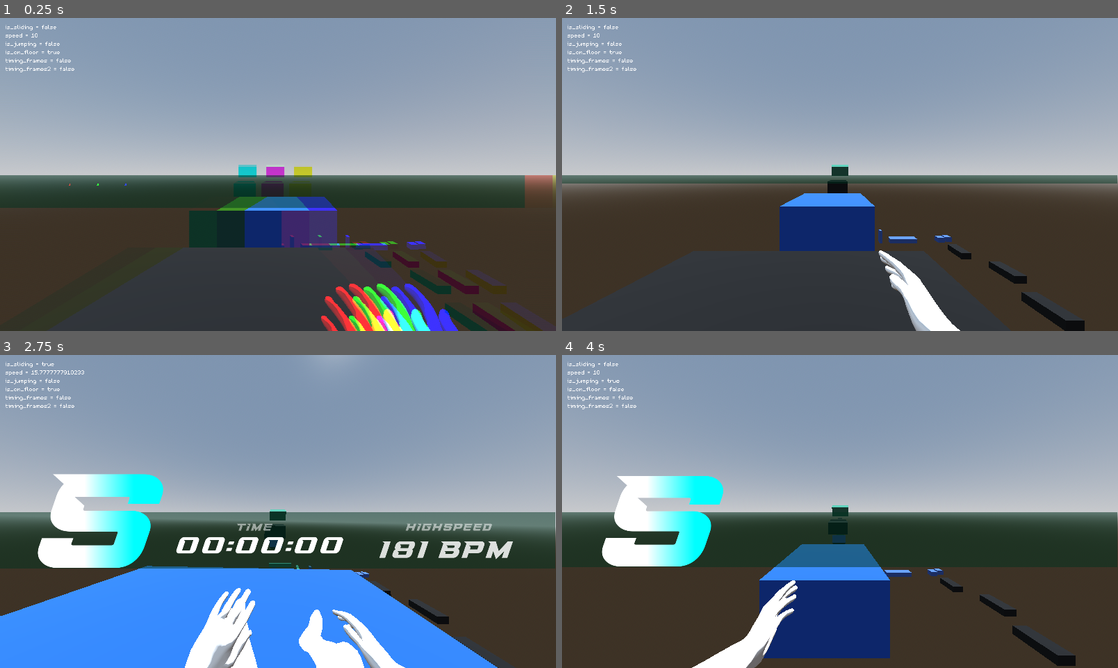
Above: before the commit, frames 1-4 (two rows, left to right).
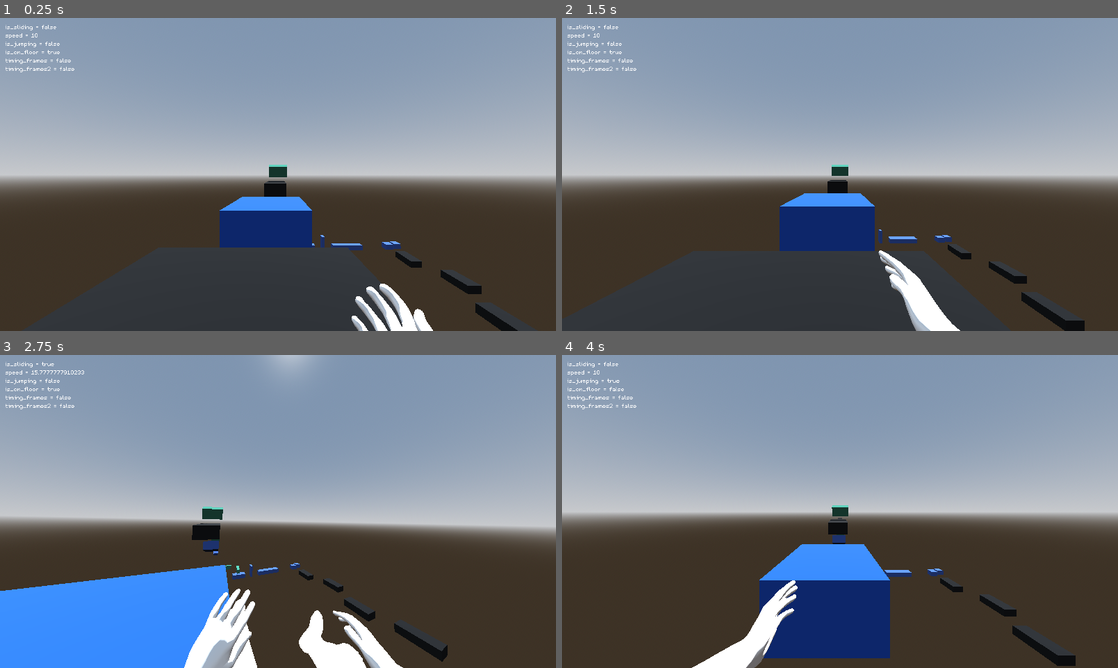
Above: after the commit, the same moments.

Repository: VanixWasTaken/Netrunner
Game: Godot game, scene res://Scenes and Scripts/Blockout_level.tscn
The game is run twice, just before and just after one commit, with the same random seed, the same clock (stepped at 60 frames per second) and the same inputs. This scene is started directly instead of the project's main scene.
Inputs (mouse positions are in pixels of both pictures, inside the frame that each line leads up to):
- Up to frame 1 (0.25 s): no input
- Up to frame 2 (1.5 s): move the mouse to (867, 174) at 0.52 s; press the mouse at (867, 174) at 0.53 s; hold W (forward) from 0.53 s (still down); tap Space (jump) at 0.77 s; move the mouse to (812, 174) at 1.27 s; release the mouse at (812, 174) at 1.28 s; right-click (812, 174) at 1.35 s
- Up to frame 3 (2.75 s): keep holding W (forward); tap Space (jump) at 1.52 s; move the mouse to (289, 505) at 2.02 s; hold Shift (slide) from 2.03 s (still down)
- Up to frame 4 (4 s): keep holding W (forward); move the mouse to (834, 517) at 2.77 s; release Shift (slide) at 2.78 s; click (834, 517) at 2.85 s; tap Space (jump) at 3.02, 3.77 s; move the mouse to (878, 514) at 3.52 s; hold Right mouse button (mouse_right) from 3.53 s (still down)

The runs differ from the first frame. In frame 1, 17% of the frame differs, in the area x 0-100%, y 46-100%; in frame 2, 2.6%; in frame 3, 30%, in the area x 0-100%, y 0-100%; in frame 4, 19%.

Commit message:
added first audio to end screen

Diff:
--- a/Scenes and Scripts/Blockout_level.tscn
+++ b/Scenes and Scripts/Blockout_level.tscn
@@ -341,6 +341,7 @@
 shape = SubResource("BoxShape3D_1qp3o")
 
 [node name="WinScreen" type="CanvasLayer" parent="Goal"]
+visible = false
 
 [node name="MatchEnd" parent="Goal/WinScreen" instance=ExtResource("4_fjml0")]
 
--- a/Scenes and Scripts/match_end.tscn
+++ b/Scenes and Scripts/match_end.tscn
@@ -1,8 +1,10 @@
-[gd_scene load_steps=13 format=3 uid="uid://0f0ef6h8jjlg"]
+[gd_scene load_steps=15 format=3 uid="uid://0f0ef6h8jjlg"]
 
 [ext_resource type="Script" path="res://Scenes and Scripts/match_end.gd" id="1_fgeyv"]
 [ext_resource type="Shader" path="res://Scenes and Scripts/radial_blur.gdshader" id="2_0naf2"]
+[ext_resource type="AudioStream" uid="uid://t6g667yk0lcn" path="res://Assets/Audio/SFX/S.ogg" id="2_5jbw2"]
 [ext_resource type="Shader" path="res://Scenes and Scripts/radial_color.gdshader" id="2_sacd1"]
+[ext_resource type="AudioStream" uid="uid://c1lp3cg8ixnwj" path="res://Assets/Audio/SFX/S 2.ogg" id="3_gmchc"]
 [ext_resource type="FontFile" uid="uid://bya6ywhboi8dd" path="res://Assets/Fonts/Exima Geometric.ttf" id="3_na6b8"]
 
 [sub_resource type="Animation" id="Animation_vvk5m"]
@@ -275,6 +277,36 @@
 "points": PackedFloat32Array(0, -0.25, 0, 0.25, 0, 1, -0.25, 0, 0.25, 0),
 "times": PackedFloat32Array(1.1, 1.5)
 }
+tracks/12/type = "audio"
+tracks/12/imported = false
+tracks/12/enabled = true
+tracks/12/path = NodePath("TierSound")
+tracks/12/interp = 1
+tracks/12/loop_wrap = true
+tracks/12/keys = {
+"clips": [{
+"end_offset": 2.47985,
+"start_offset": 0.0,
+"stream": ExtResource("2_5jbw2")
+}],
+"times": PackedFloat32Array(0.2)
+}
+tracks/12/use_blend = true
+tracks/13/type = "audio"
+tracks/13/imported = false
+tracks/13/enabled = true
+tracks/13/path = NodePath("Timer")
+tracks/13/interp = 1
+tracks/13/loop_wrap = true
+tracks/13/keys = {
+"clips": [{
+"end_offset": 0.0,
+"start_offset": 0.0,
+"stream": ExtResource("3_gmchc")
+}],
+"times": PackedFloat32Array(0.8)
+}
+tracks/13/use_blend = true
 
 [sub_resource type="AnimationLibrary" id="AnimationLibrary_8euan"]
 _data = {
@@ -411,3 +443,7 @@
 layout_mode = 0
 offset_right = 1920.0
 offset_bottom = 1080.0
+
+[node name="TierSound" type="AudioStreamPlayer" parent="."]
+
+[node name="Timer" type="AudioStreamPlayer" parent="."]
--- a/Scenes and Scripts/scene_transition.tscn
+++ b/Scenes and Scripts/scene_transition.tscn
@@ -1,8 +1,9 @@
-[gd_scene load_steps=11 format=3 uid="uid://bbcdnjev6jaj"]
+[gd_scene load_steps=12 format=3 uid="uid://bbcdnjev6jaj"]
 
 [ext_resource type="Script" path="res://Scenes and Scripts/scene_transition.gd" id="1_3tjxa"]
 [ext_resource type="Shader" path="res://Scenes and Scripts/scene_transition_matrix.gdshader" id="1_52vgg"]
 [ext_resource type="Texture2D" uid="uid://b2apyvexd2dks" path="res://Assets/Textures/runes_transition_2048x2048.png" id="2_jr71j"]
+[ext_resource type="AudioStream" uid="uid://c7byg1okkr6ud" path="res://Assets/Audio/SFX/Glitch.ogg" id="4_gwlfn"]
 [ext_resource type="Texture2D" uid="uid://dstv1aj66qt1f" path="res://Assets/Textures/runes_transition_2_2048x2048.png" id="4_p4xhu"]
 
 [sub_resource type="ShaderMaterial" id="ShaderMaterial_vepmv"]
@@ -160,6 +161,21 @@
 "points": PackedFloat32Array(0, -0.25, 0, 0.25, 0, 1, -0.25, 0, 0.25, 0),
 "times": PackedFloat32Array(0, 0.4)
 }
+tracks/5/type = "audio"
+tracks/5/imported = false
+tracks/5/enabled = true
+tracks/5/path = NodePath("../GlitchSound")
+tracks/5/interp = 1
+tracks/5/loop_wrap = true
+tracks/5/keys = {
+"clips": [{
+"end_offset": 0.0,
+"start_offset": 0.0,
+"stream": ExtResource("4_gwlfn")
+}],
+"times": PackedFloat32Array(-0.1)
+}
+tracks/5/use_blend = true
 
 [sub_resource type="Animation" id="Animation_cup6y"]
 resource_name = "dissolve_intro"
@@ -246,6 +262,21 @@
 "update": 1,
 "values": [ExtResource("4_p4xhu"), ExtResource("2_jr71j")]
 }
+tracks/2/type = "audio"
+tracks/2/imported = false
+tracks/2/enabled = true
+tracks/2/path = NodePath("../GlitchSound")
+tracks/2/interp = 1
+tracks/2/loop_wrap = true
+tracks/2/keys = {
+"clips": [{
+"end_offset": 0.0,
+"start_offset": 0.0,
+"stream": ExtResource("4_gwlfn")
+}],
+"times": PackedFloat32Array(-0.1)
+}
+tracks/2/use_blend = true
 
 [sub_resource type="AnimationLibrary" id="AnimationLibrary_nb521"]
 _data = {
@@ -277,3 +308,5 @@
 offset_bottom = 1080.0
 mouse_filter = 2
 color = Color(0, 0.32549, 0, 0)
+
+[node name="GlitchSound" type="AudioStreamPlayer" parent="."]
Not shown, added: Assets/Audio/SFX/Glitch.ogg.import
Not shown, added: Assets/Audio/SFX/S 2.ogg.import
Not shown, added: Assets/Audio/SFX/S.ogg.import
Not shown, added: Assets/Audio/SFX/Glitch.ogg
Not shown, added: Assets/Audio/SFX/S 2.ogg
Not shown, added: Assets/Audio/SFX/S.ogg
